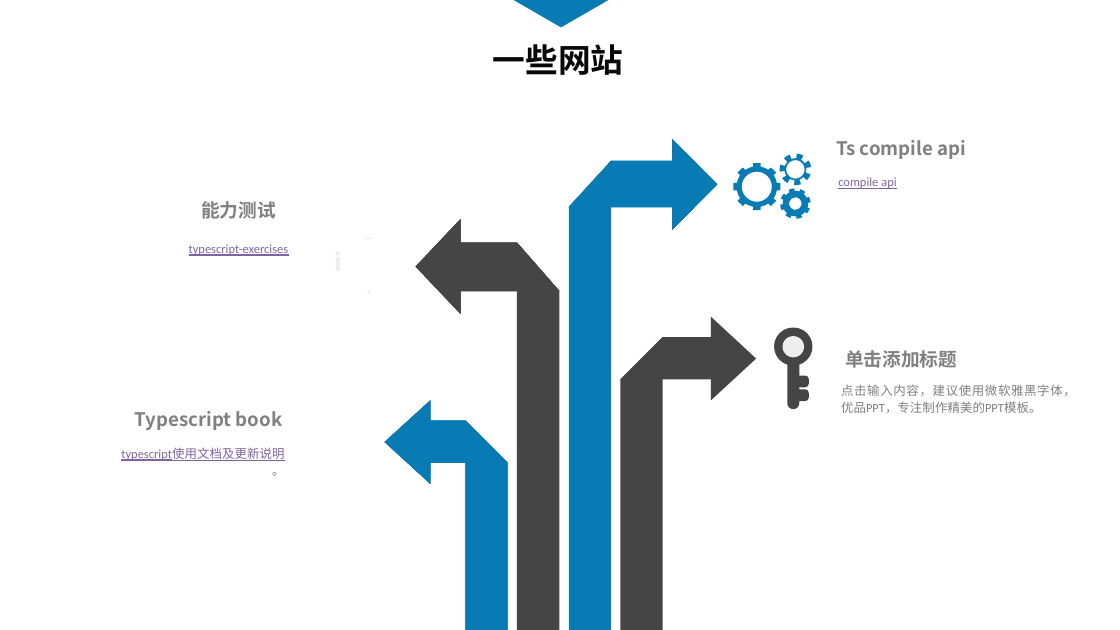
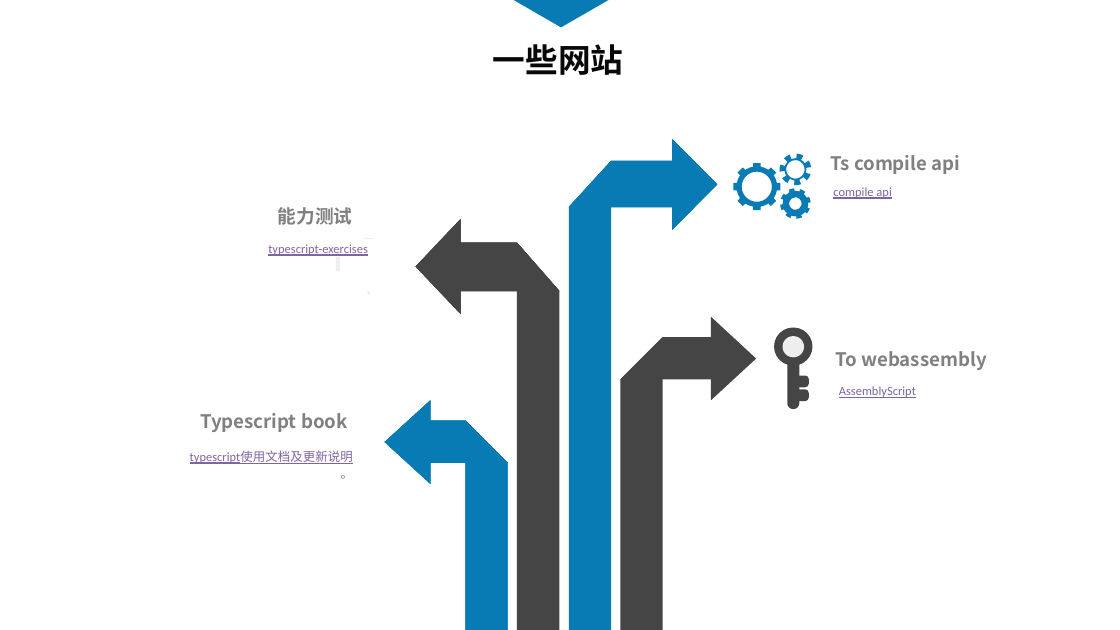
Before and after one commit to touchpillow/ts-demo, a slide deck: slide 18 of ts-分享.pptx (slide 19 before the commit). Drawn at 1120x630 pixels with LibreOffice and Linux fonts; fonts in the diff are those of the drawing. Boxes give left, top, right and bottom in pixels: in the first picture for what was removed or moved away, otherwise in the second. Text is boxed around its words. In the diff, an @@ line names an element or a change of style, - is before the commit and + after.

```diff
--- a/ts-分享.pptx
+++ b/ts-分享.pptx
@@ text "Ts compile api": place and size @@
-text "Ts compile api" at [836,140,967,159]
+text "Ts compile api" at [830,155,961,174]
@@ text "compile api": place and size @@
-text "compile api" at [838,177,896,189]
+text "compile api" at [833,187,891,199]
@@ text "能力测试": place and size @@
-text "能力测试" at [201,201,276,219]
+text "能力测试" at [278,207,353,225]
@@ text "typescript-exercises": place and size @@
-text "typescript-exercises" at [189,244,289,256]
+text "typescript-exercises" at [268,244,368,256]
@@ text at [835,351,986,370]: text changed @@
-单击添加标题
+To webassembly
@@ text at [839,386,916,398]: text changed; text colour #808080 to #8064A1 @@
-点击输入内容，建议使用微软雅黑字体，优品PPT，专注制作精美的PPT模板。
+AssemblyScript
@@ text "Typescript book": place and size @@
-text "Typescript book" at [135,411,283,430]
+text "Typescript book" at [200,413,348,432]
@@ text "typescript使用文档及更新说明": place and size @@
-text "typescript使用文档及更新说明" at [121,448,284,476]
+text "typescript使用文档及更新说明" at [190,451,353,479]
```
Also in this commit, not shown: 5 other slides changed, 1 slide added, 2 slides removed, 3 other files.
